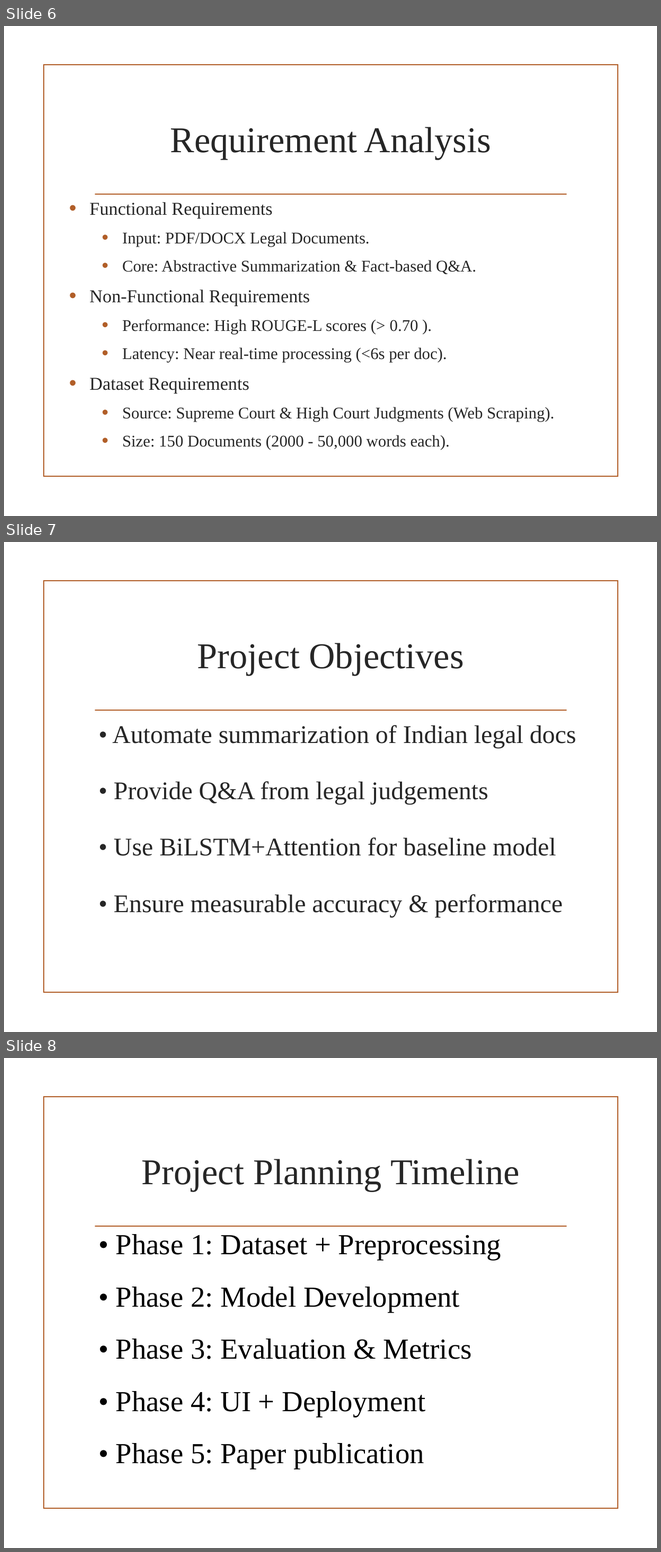
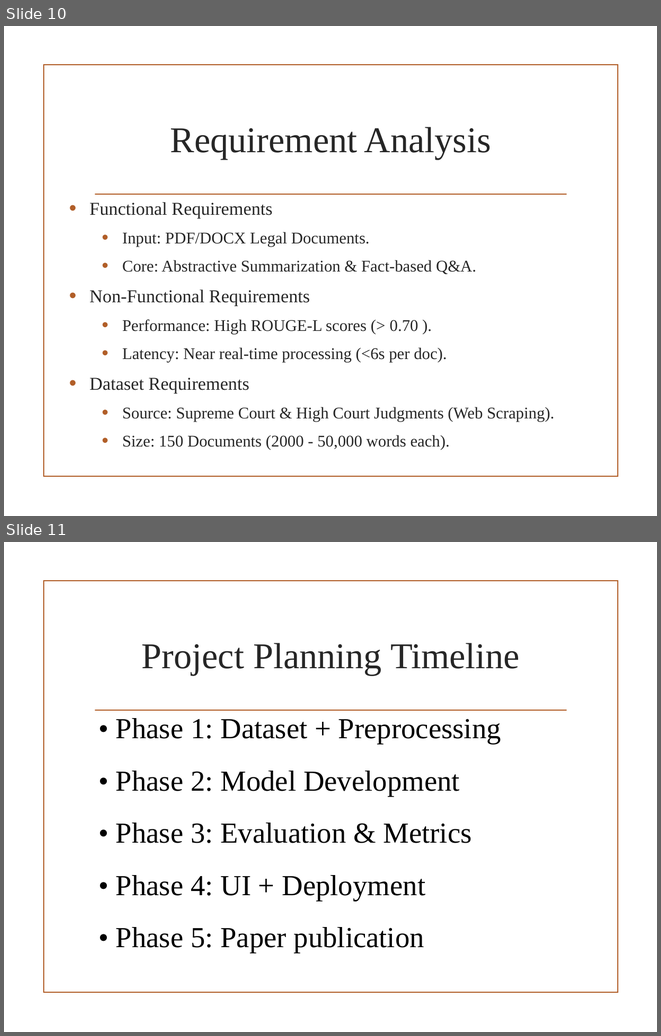
Before and after one commit to VedantKale106/B.Tech-Project-Files, a slide deck: PPT Review 1.pptx. Shown one above the other, each under a label of ours: slides 6, 7 and 8 before the commit, slides 10 and 11 after it. The pictures are 661x1552 and 661x1036 pixels, drawn with LibreOffice and Linux fonts; fonts in the diff are those of the drawing; background and template pictures are left out. Boxes give left, top, right and bottom in pixels: in the first picture for what was removed or moved away, otherwise in the second. Text is boxed around its words. In the diff, an @@ line names an element or a change of style, - is before the commit and + after.

```diff
--- a/PPT Review 1.pptx
+++ b/PPT Review 1.pptx
@@ slide 7 removed at bbox=[4, 542, 657, 1032], background picture (left out); not listed: 2 template elements that a slide beside it also shows @@
@@ title removed at bbox=[197, 643, 464, 676] @@
-Project Objectives
@@ text removed at bbox=[112, 725, 576, 917] @@
-  • Automate summarization of Indian legal docs
-  • Provide Q&A from legal judgements
-  • Use BiLSTM+Attention for baseline model
-  • Ensure measurable accuracy & performance
@@ what was slide 6 is now slide 10 @@
@@ what was slide 8 is now slide 11 @@
```
Also in this commit, not shown: 6 slides changed, 7 slides added, 1 other slide removed.
